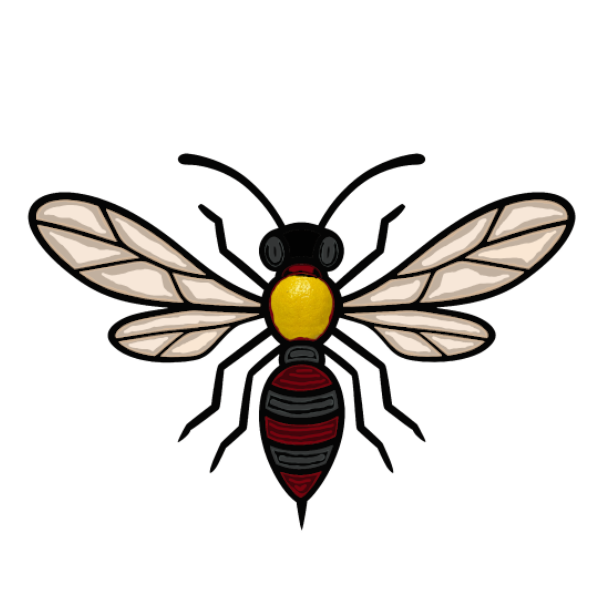
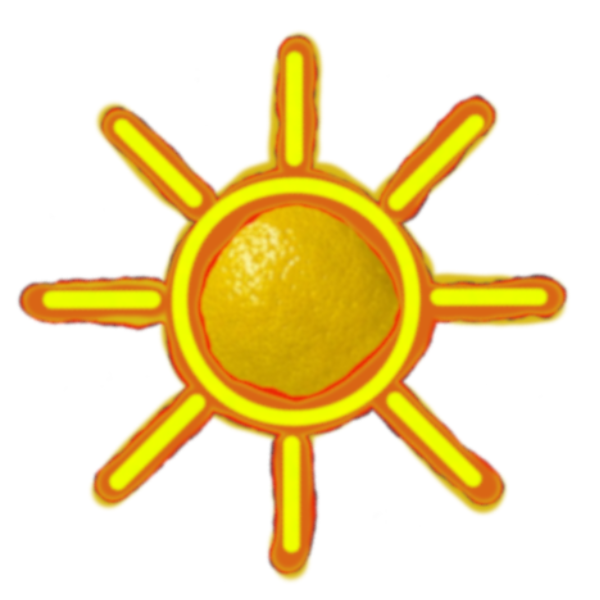
Layered file, before and after one edit (600x600). Changes by layer:
added layer "sun copy" above "wasp copy" over 16, 29, 571, 585
hid "wasp copy" over 26, 150, 576, 533
